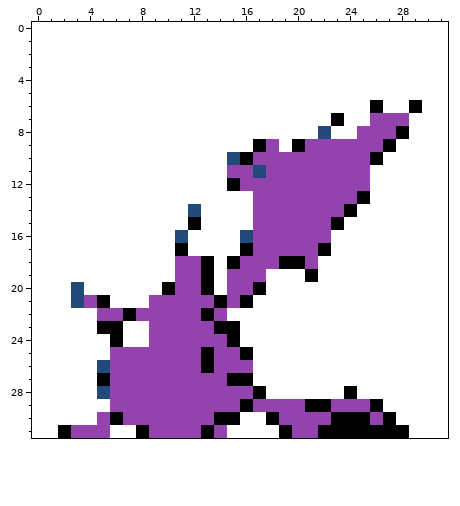
One commit to this pixel-art sprite: gfx/pokemon/back/crobatb.png. The first picture shows the starting point.
The file is 32x32 pixels.
After the commit:
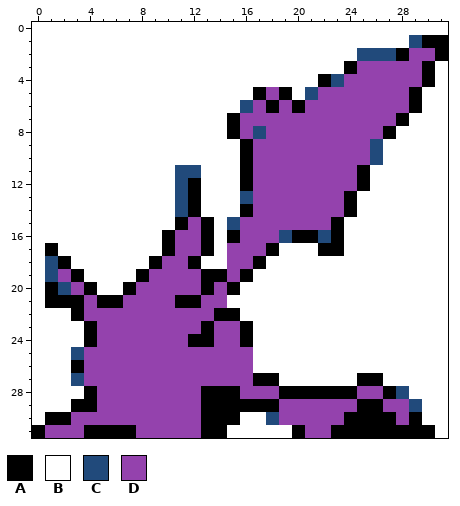
Palette (. is transparent): A #000000  B #ffffff  C #214a7b  D #9442ad
Log entry: Cleaned up Crobat back sprite a little bit. It's a little better.
The edit:
Changed rows in their new state; - is an unchanged pixel.
first column x 0:
 1 -----------------------------CAA
 2 -------------------------CCCADDA
 3 ------------------------ADDDDDA-
 4 ----------------------ACDDDDDDA-
 5 -----------------ADA-CDDDDDDDA--
 6 ----------------CDADADDDDDDDD---
 7 ---------------ADDDDDDDDDD--A---
 8 ---------------ADCDDDDDDD--AB---
 9 ----------------AD-DD-----CB----
10 ---------------B----------C-----
11 -----------CC--BAD-------A------
12 -----------CA--BA--------A------
13 -----------CA---C-------AB------
14 -----------CA---A---------------
15 -----------ADA-CD---------------
16 ----------ADDA-AD--CAACA--------
17 -A--------ADDA-DD-ABBB-A--------
18 -CA------AD-AB-D-ABBBB----------
19 -CDA----ADD---A-AB---B----------
20 -ACDA--ADDD---DABB--------------
21 -AAA--ADD--AA-DBB---------------
22 ---AD--D-----DAA----------------
23 ----ADDDD----ADDA---------------
24 ----ADDDD---AA-DA---------------
25 ---CDD-------D--D---------------
26 ---ADD-------D------------------
27 ---CDD---------DDAA------AA-----
28 ----AD-------AAA-DDAAAAA-DDAC---
29 ---AAD-------AAA-AA--DD--A-DDC--
30 -AADD-D------A----C----D--A-DA--
31 ADD-AAAAD-----A----BA-D------AA-
Pixel boxes of the changes (left, top, right, bottom) in both pictures:
changed: (32, 35, 448, 438)
